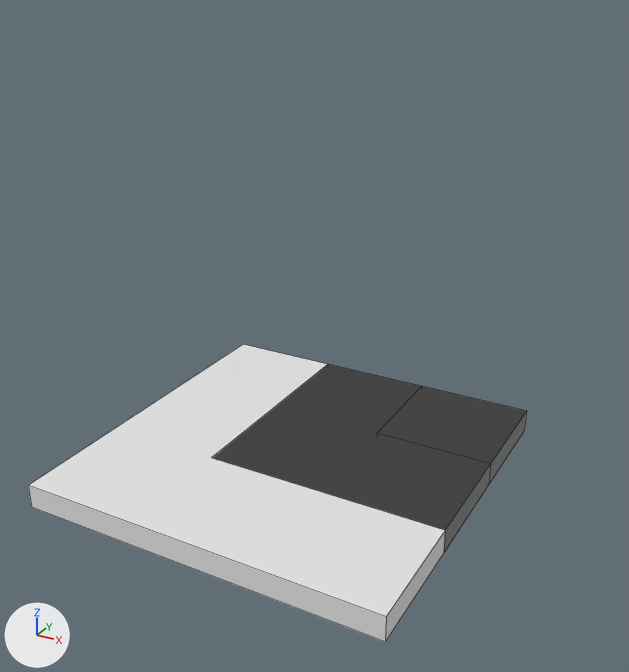
Before and after pictures for a commit that changed the Blender file Assets/SandboxTeist/Assets/3DModels/modularBuildings/modularBuildings.blend.
Both versions are drawn from a 50 mm lens placed at (1.65, -6.9, 3.73), pointed at (-1.49, -1.2, 0.87). Lighting does not change. The marker at lower left points along +X, +Y and +Z. Mesh edges are drawn as thin lines.

Names of what the first picture shows: 'floor_1x1', 'floor_2x2', 'floor_3x3'.
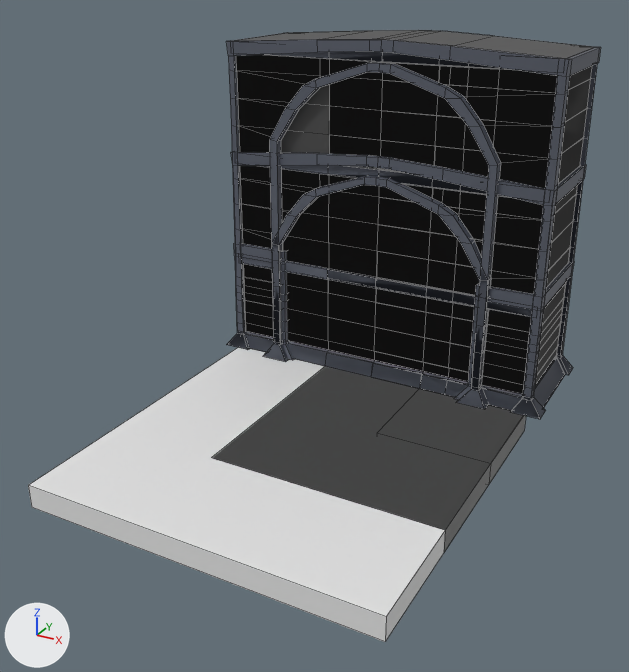
ob_refsize3 is not drawn itself; it is used by a modifier of ob_wall3x1_m, ob_wall3x1_s, ob_wall3x1_h, ob_door3x1_h, ob_door3x1_m, ob_door3x1_s.
ob_refsize1 is not drawn itself; it is used by a modifier of ob_wall1x1_h, ob_wall1x1_m, ob_wall1x1_s.
ob_refsize2 is not drawn itself; it is used by a modifier of ob_wall2x1_h, ob_wall2x1_m, ob_wall2x1_s.
ob_refsize1_5 is not drawn itself; it is used by a modifier of ob_wall1_5x1_h, ob_wall1_5x1_m, ob_wall1_5x1_s.

Changed parts and their boxes [x1, y1, x2, y2] in the pictures (629 x 672 px):
'door3x1_H', shown
    after: [226, 30, 601, 398]
'wall3x1_H', shown
    after: [236, 51, 557, 399]
'door3x1_M', shown
    after: [226, 152, 586, 419]
'wall1.5x1_H', added
    after: [371, 53, 592, 392]
'wall2x1_H', shown
    after: [325, 51, 557, 393]
'wall1x1_H', shown
    after: [420, 59, 592, 410]
'door3x1_S', shown
    after: [227, 243, 574, 418]
'wall2x1_S', shown
    after: [327, 269, 532, 355]
'wall3x1_S', shown
    after: [242, 257, 564, 331]
'wall2x1_M', shown
    after: [329, 166, 543, 362]
'wall3x1_M', shown
    after: [241, 165, 541, 214]
'wall1.5x1_S', added
    after: [375, 277, 562, 384]
'wall1.5x1_M', added
    after: [379, 169, 577, 373]
'wall1x1_S', shown
    after: [426, 287, 565, 386]
'wall1x1_M', shown
    after: [432, 179, 577, 394]
'floor_1x1', unchanged, covered by the edit
    before: [377, 388, 523, 471]
    after: [377, 389, 522, 462]

Patch to the scene script:
```diff
--- a/Assets/SandboxTeist/Assets/3DModels/modularBuildings/modularBuildings.blend.py
+++ b/Assets/SandboxTeist/Assets/3DModels/modularBuildings/modularBuildings.blend.py
@@ ob_wall1x1_h @@
 _m = ob_wall1x1_h.modifiers.new('Mirror', 'MIRROR')
 _m.mirror_object = ob_refsize1
-ob_wall1x1_h.hide_set(True)
@@ ob_wall3x1_m @@
 _m = ob_wall3x1_m.modifiers.new('Mirror', 'MIRROR')
 _m.mirror_object = ob_refsize3
-ob_wall3x1_m.hide_set(True)
@@ ob_wall3x1_s @@
 _m = ob_wall3x1_s.modifiers.new('Mirror', 'MIRROR')
 _m.mirror_object = ob_refsize3
-ob_wall3x1_s.hide_set(True)
@@ ob_wall2x1_h @@
 _m = ob_wall2x1_h.modifiers.new('Mirror', 'MIRROR')
 _m.mirror_object = ob_refsize2
-ob_wall2x1_h.hide_set(True)
@@ ob_wall2x1_m @@
 _m = ob_wall2x1_m.modifiers.new('Mirror', 'MIRROR')
 _m.mirror_object = ob_refsize2
-ob_wall2x1_m.hide_set(True)
@@ ob_wall2x1_s @@
 _m = ob_wall2x1_s.modifiers.new('Mirror', 'MIRROR')
 _m.mirror_object = ob_refsize2
-ob_wall2x1_s.hide_set(True)
@@ ob_wall1x1_m @@
 _m = ob_wall1x1_m.modifiers.new('Mirror', 'MIRROR')
 _m.mirror_object = ob_refsize1
-ob_wall1x1_m.hide_set(True)
@@ ob_wall1x1_s @@
 _m = ob_wall1x1_s.modifiers.new('Mirror', 'MIRROR')
 _m.mirror_object = ob_refsize1
-ob_wall1x1_s.hide_set(True)
@@ ob_wall3x1_h @@
 _m = ob_wall3x1_h.modifiers.new('Mirror', 'MIRROR')
 _m.mirror_object = ob_refsize3
-ob_wall3x1_h.hide_set(True)
@@ ob_door3x1_h @@
 _m = ob_door3x1_h.modifiers.new('Mirror', 'MIRROR')
 _m.mirror_object = ob_refsize3
-ob_door3x1_h.hide_set(True)
@@ ob_door3x1_m @@
 _m = ob_door3x1_m.modifiers.new('Mirror', 'MIRROR')
 _m.mirror_object = ob_refsize3
-ob_door3x1_m.hide_set(True)
@@ ob_door3x1_s @@
 _m = ob_door3x1_s.modifiers.new('Mirror', 'MIRROR')
 _m.mirror_object = ob_refsize3
-ob_door3x1_s.hide_set(True)
@@ ob_refsize3 @@
 ob_refsize3.location = (-1.5, 1.0, 3.0)
-ob_refsize3.hide_set(True)  # its collection is switched off
@@ ob_refsize1 @@
 ob_refsize1.location = (-0.5, 1.0, 3.0)
-ob_refsize1.hide_set(True)  # its collection is switched off
@@ ob_refsize2 @@
 ob_refsize2.location = (-1.0, 1.0, 3.0)
-ob_refsize2.hide_set(True)  # its collection is switched off
@@ ob_refsize1_5 @@
+ob_refsize1_5 = bpy.data.objects.new('refsize1.5', None)
+ob_refsize1_5.location = (-0.75, 1.0, 3.0)
@@ ob_wall1_5x1_s @@
+ob_wall1_5x1_s = bpy.data.objects.new('wall1.5x1_S', me_cube_008)  # 40 vertices, 28 faces; spans x -0.75..0.0, y -0.059..1.059, z 0.0..1.0; in mat_toondungeonwalls (its picture is missing), mat_toonbase (dark blue #585d69); modifiers MIRROR
+ob_wall1_5x1_s.location = (0.0, 0.0, 0.0)
@@ ob_wall1_5x1_m @@
+ob_wall1_5x1_m = bpy.data.objects.new('wall1.5x1_M', me_cube_006)  # 56 vertices, 40 faces; spans x -0.75..0.0, y -0.06..1.06, z 0.0..2.0; in mat_toondungeonwalls (its picture is missing), mat_toonbase (dark blue #585d69); modifiers MIRROR
+ob_wall1_5x1_m.location = (0.0, 0.0, 0.0)
@@ ob_wall1_5x1_h @@
+ob_wall1_5x1_h = bpy.data.objects.new('wall1.5x1_H', me_cube_005)  # 72 vertices, 52 faces; spans x -0.75..0.0, y -0.06..1.06, z 0.0..3.0; in mat_toondungeonwalls (its picture is missing), mat_toonbase (dark blue #585d69); modifiers MIRROR
+ob_wall1_5x1_h.location = (0.0, 0.0, 0.0)
```
